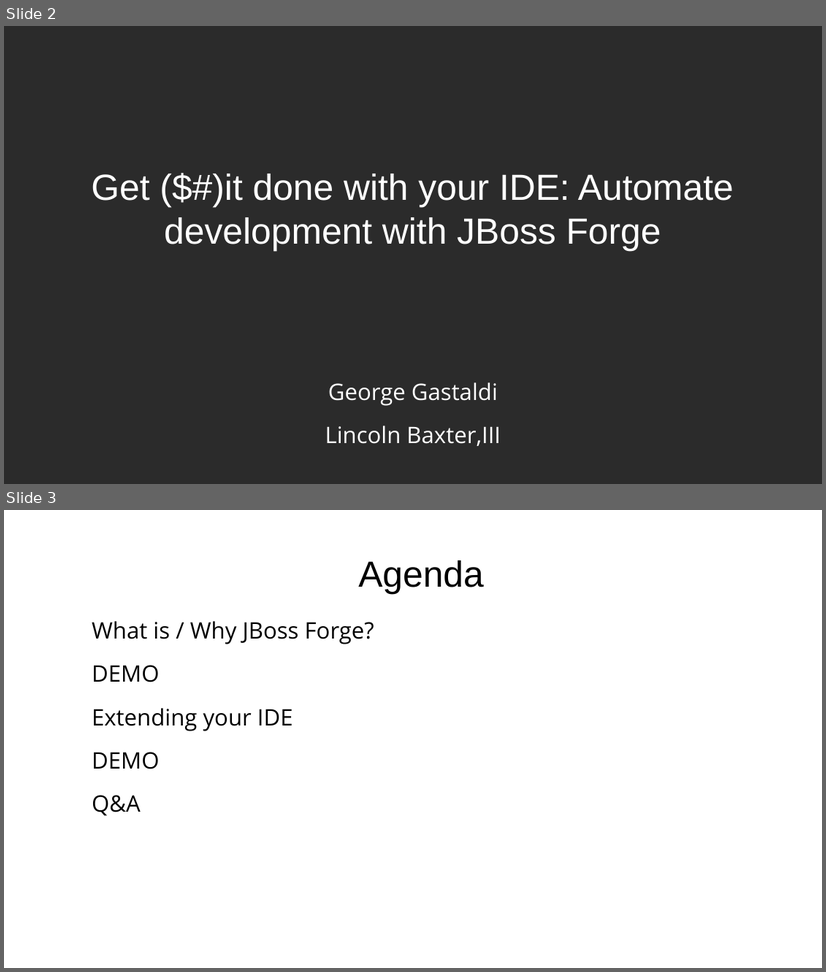
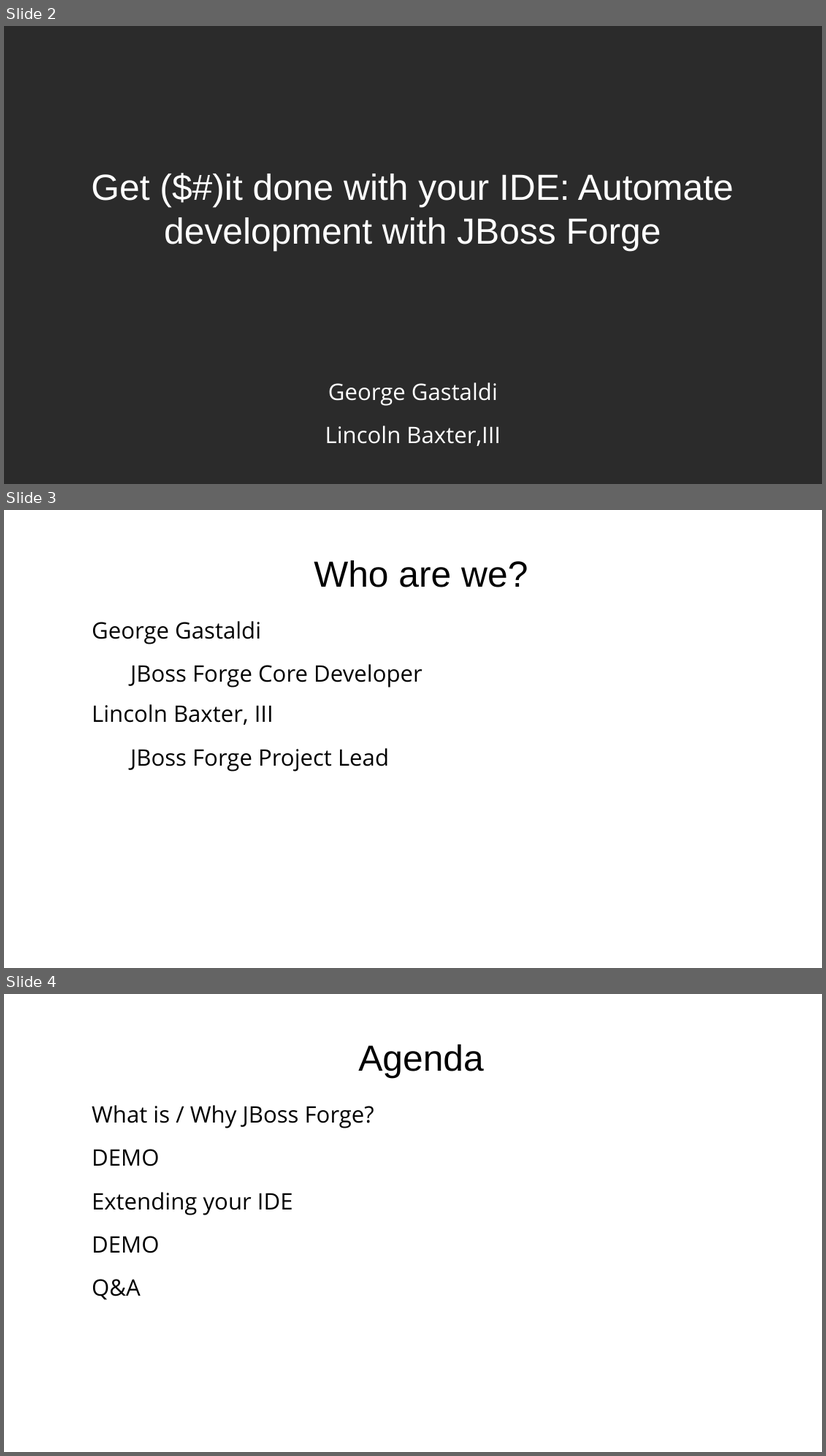
Before and after one commit to gastaldi/talks, a slide deck: Forge/DevNation2015/Forge_DevNation2015.odp. Shown one above the other, each under a label of ours: slides 2 and 3 before the commit, slides 2, 3 and 4 after it. The pictures are 826x972 and 826x1456 pixels, drawn with LibreOffice and Linux fonts; fonts in the diff are those of the drawing; background and template pictures are left out; a plain dark background stands for a picture behind light text. Boxes give left, top, right and bottom in pixels: in the first picture for what was removed or moved away, otherwise in the second. Text is boxed around its words. In the diff, an @@ line names an element or a change of style, - is before the commit and + after.

```diff
--- a/Forge/DevNation2015/Forge_DevNation2015.odp
+++ b/Forge/DevNation2015/Forge_DevNation2015.odp
@@ slide 3 added at box(4, 510, 822, 968), background picture (left out) @@
@@ title added at box(314, 560, 527, 587), 32 pt, text #000000 @@
+Who are we?
@@ text added at box(92, 621, 422, 771), 20 pt, text #000000 @@
+● George Gastaldi
+  − JBoss Forge Core Developer
+● Lincoln Baxter, III
+  − JBoss Forge Project Lead
@@ what was slide 3 is now slide 4 @@
```
Also in this commit, not shown: 1 slide changed, 2 other slides added, 1 slide removed.
